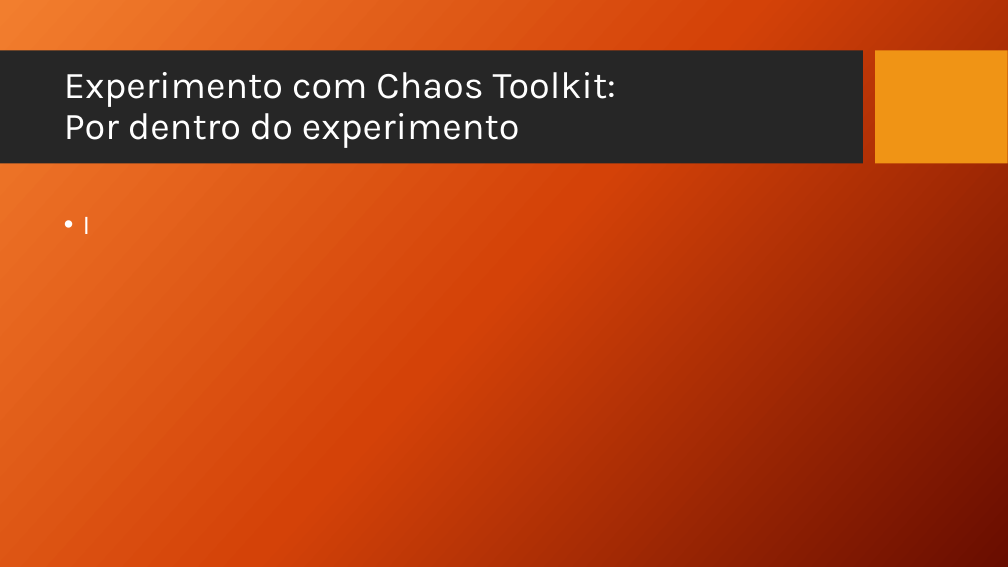
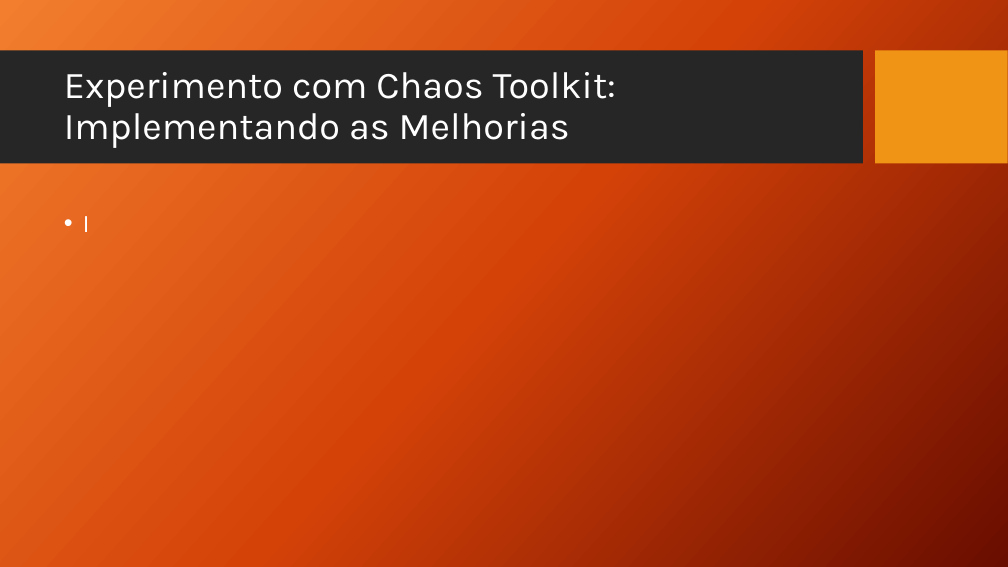
Before and after one commit to TCC-Chaos-Engineering/docs-chaos-engineering, a slide deck: slide 76 of docs/Chaos Engineering - Das Hipoteses aos Testes.pptx (slide 71 before the commit). Drawn at 1008x567 pixels with LibreOffice and Linux fonts; fonts in the diff are those of the drawing; background and template pictures are left out. Boxes give left, top, right and bottom in pixels: in the first picture for what was removed or moved away, otherwise in the second. Text is boxed around its words. In the diff, an @@ line names an element or a change of style, - is before the commit and + after.

Commit message:
Chaos Toolkit - Validando Melhorias

```diff
--- a/docs/Chaos Engineering - Das Hipoteses aos Testes.pptx
+++ b/docs/Chaos Engineering - Das Hipoteses aos Testes.pptx
@@ title at [64, 72, 616, 148]: text changed @@
-Experimento com Chaos Toolkit:
-Por dentro do experimento
+Experimento com Chaos Toolkit:
+Implementando as Melhorias
@@ text "I" at [83, 216, 90, 232]: size 26 to 24 pt @@
```
Also in this commit, not shown: 6 other slides changed, 29 slides added.
